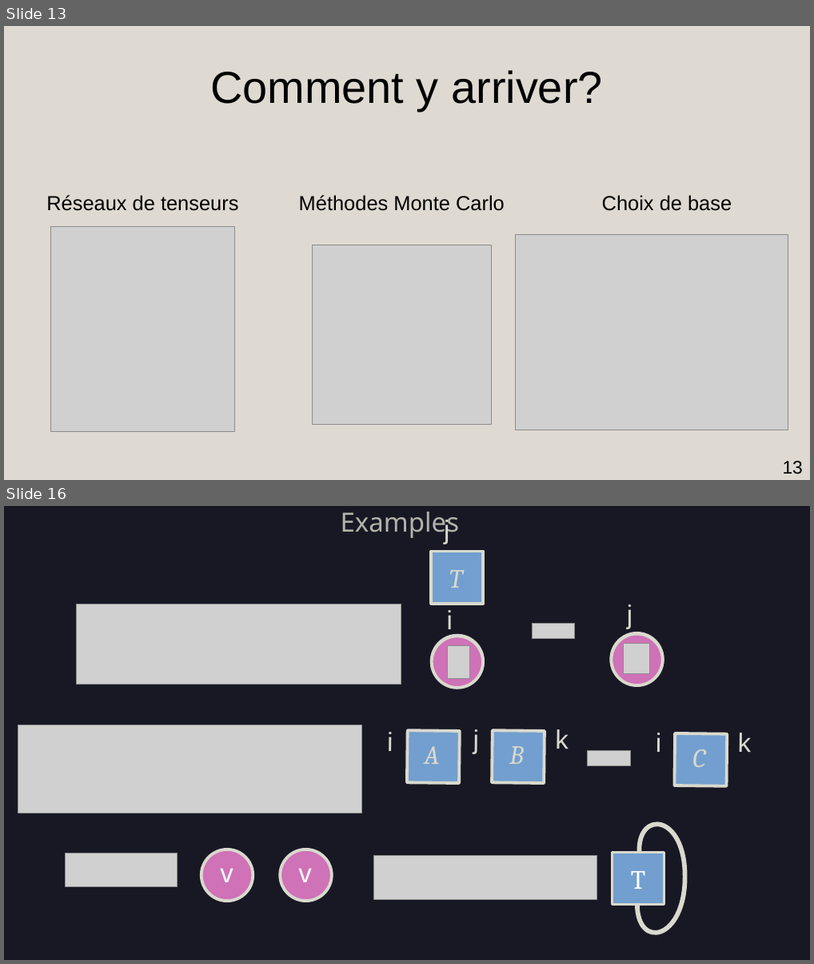
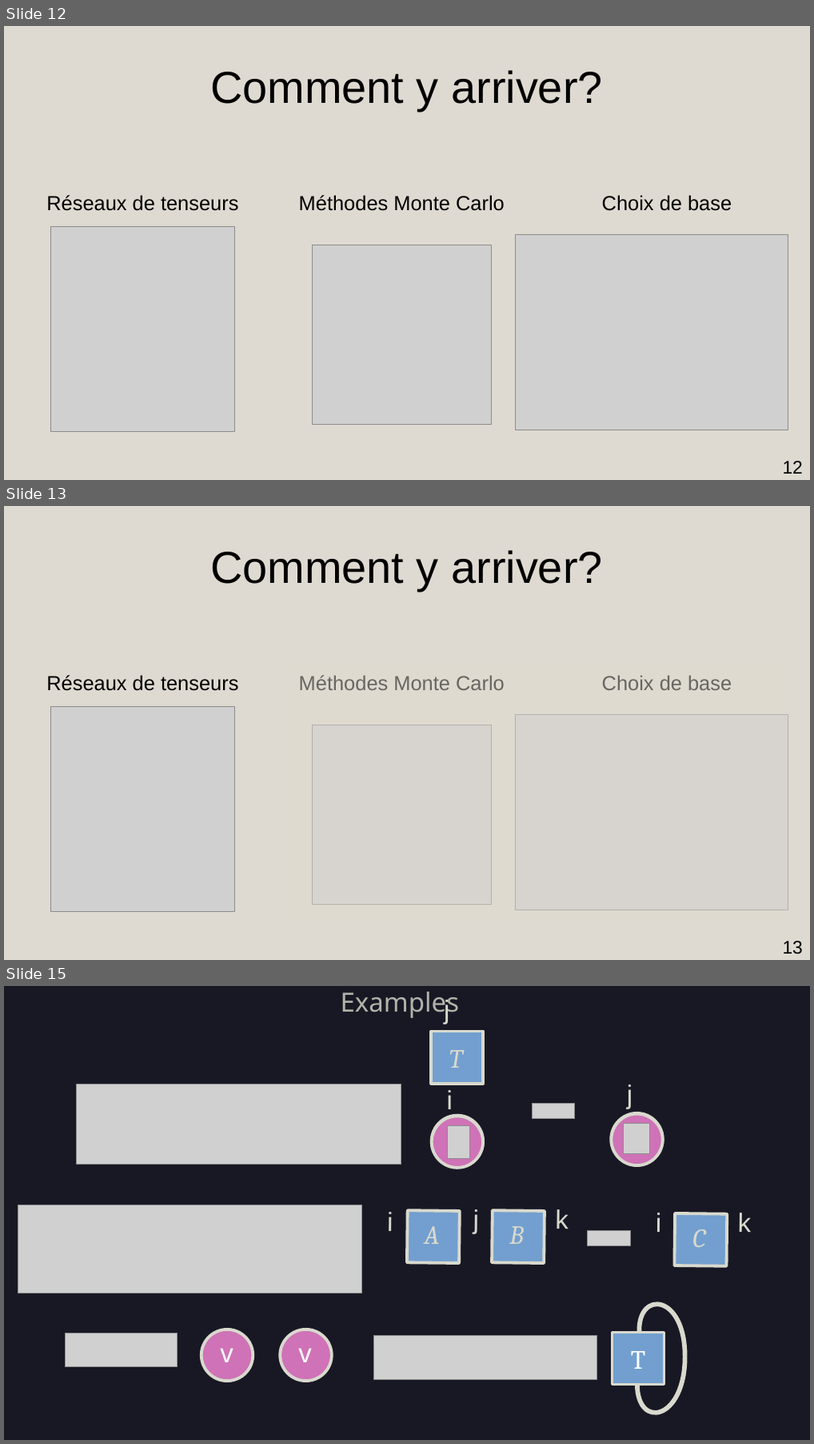
Before and after one commit to AmdaU/presentations, a slide deck: Seminaire/Seminaire.odp. Shown one above the other, each under a label of ours: slides 13 and 16 before the commit, slides 12, 13 and 15 after it; the slides between them are not shown. The pictures are 814x964 and 814x1444 pixels, drawn with LibreOffice and Linux fonts; fonts in the diff are those of the drawing; grey boxes stand for pictures; background and template pictures are left out. Boxes give left, top, right and bottom in pixels: in the first picture for what was removed or moved away, otherwise in the second. Text is boxed around its words. In the diff, an @@ line names an element or a change of style, - is before the commit and + after.

```diff
--- a/Seminaire/Seminaire.odp
+++ b/Seminaire/Seminaire.odp
@@ slide 13 added at (x1=4, y1=506, x2=810, y2=960), background #DFDAD1 @@
@@ title added at (x1=210, y1=550, x2=602, y2=591), 44 pt, text #000000 @@
+Comment y arriver?
@@ rectangle added at (x1=290, y1=661, x2=790, y2=922), fill #DFDAD0 at 47% opacity @@
@@ title added at (x1=46, y1=675, x2=238, y2=691), 20 pt, text #000000 @@
+Réseaux de tenseurs
@@ title added at (x1=299, y1=675, x2=505, y2=690), 20 pt, text #000000 @@
+Méthodes Monte Carlo
@@ title added at (x1=602, y1=675, x2=732, y2=690), 20 pt, text #000000 @@
+Choix de base
@@ picture added at (x1=51, y1=707, x2=235, y2=912) @@
@@ picture added at (x1=516, y1=715, x2=789, y2=910) @@
@@ picture added at (x1=312, y1=724, x2=491, y2=904) @@
@@ page number added at (x1=783, y1=940, x2=803, y2=954), 18 pt, text #000000 @@
+13
@@ what was slide 13 is now slide 12 @@
@@ page number at (x1=783, y1=460, x2=803, y2=473): text changed @@
-13
+12
@@ what was slide 16 is now slide 15 @@
```
Also in this commit, not shown: 3 slides changed, 1 other slide added, 3 slides removed, 1 other file.
